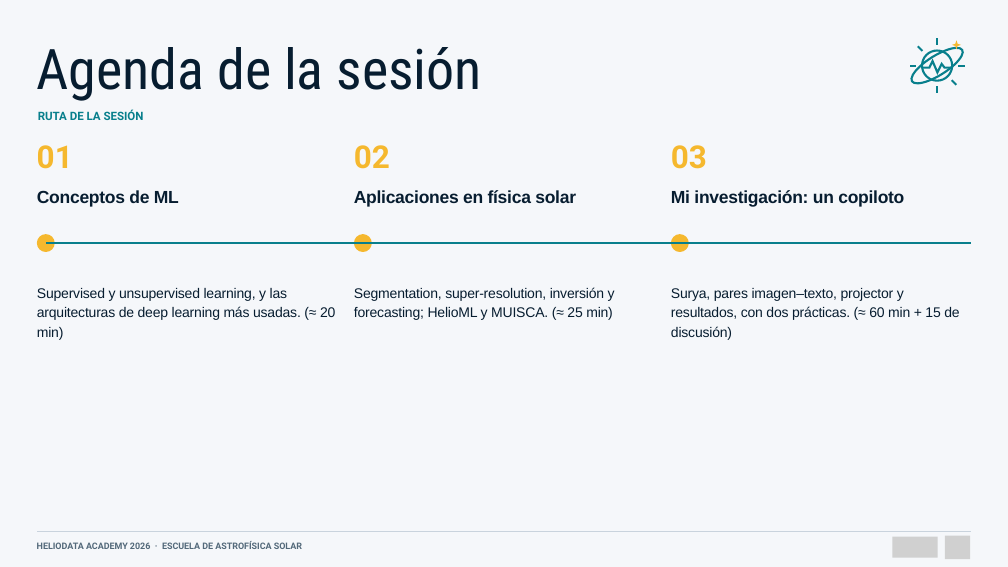
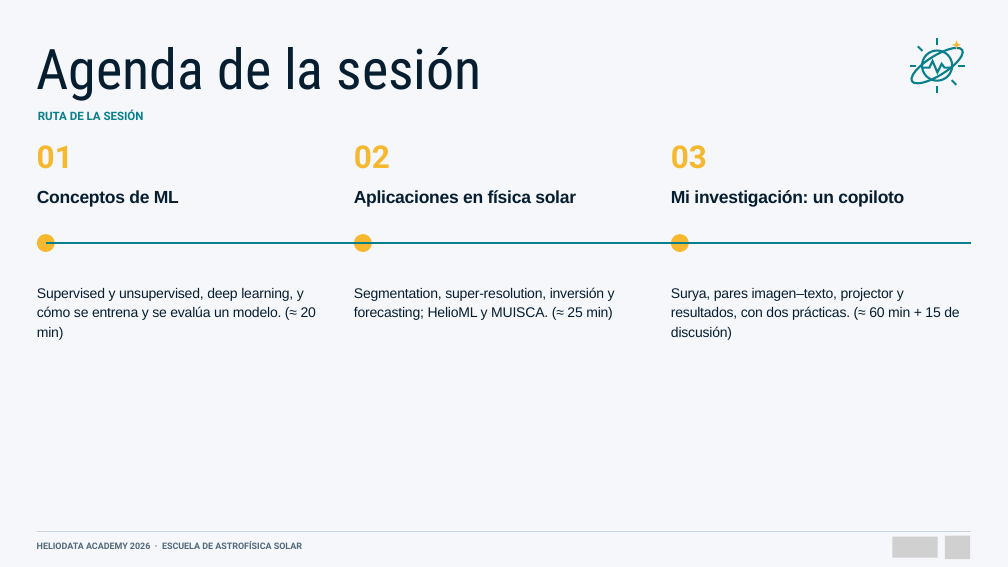
Before and after one commit to Group-of-Solar-Astrophysics/Escuela-Astrofisica-Solar-2026, a slide deck: slide 2 of 01_Material_por_expositor/Juan_Esteban_Agudelo_Ortiz/01_Presentacion/Machine_Learning_aplicado_al_Sol_Escuela_2026.pptx. Drawn at 1008x567 pixels with LibreOffice and Linux fonts; fonts in the diff are those of the drawing; grey boxes stand for pictures. Boxes give left, top, right and bottom in pixels: in the first picture for what was removed or moved away, otherwise in the second. Text is boxed around its words. In the diff, an @@ line names an element or a change of style, - is before the commit and + after.

```diff
--- a/01_Material_por_expositor/Juan_Esteban_Agudelo_Ortiz/01_Presentacion/Machine_Learning_aplicado_al_Sol_Escuela_2026.pptx
+++ b/01_Material_por_expositor/Juan_Esteban_Agudelo_Ortiz/01_Presentacion/Machine_Learning_aplicado_al_Sol_Escuela_2026.pptx
@@ text at [37, 288, 316, 320]: text changed @@
-Supervised y unsupervised learning, y las arquitecturas de deep learning más usadas. (≈ 20 min)
+Supervised y unsupervised, deep learning, y cómo se entrena y se evalúa un modelo. (≈ 20 min)
```
Also in this commit, not shown: 10 other slides changed, 1 slide added, 6 other files.
